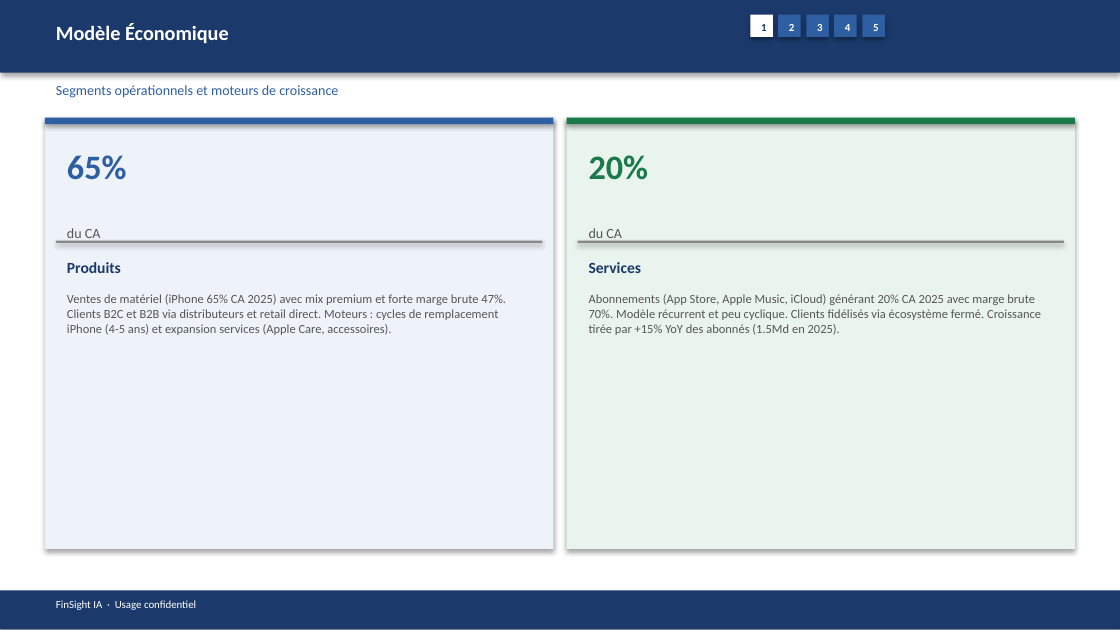
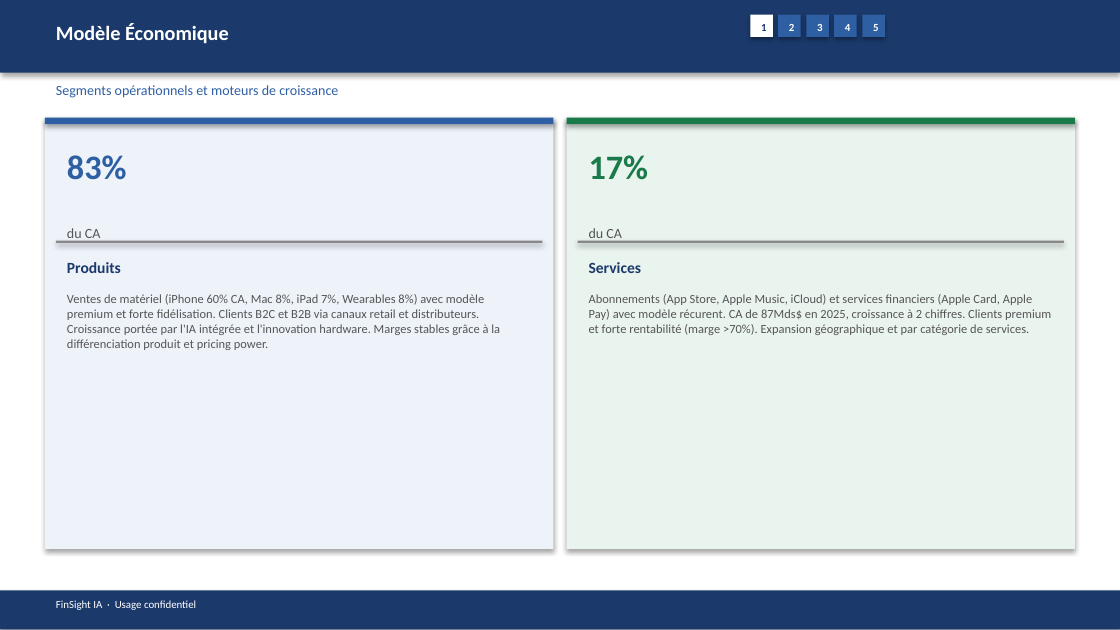
Before and after one commit to baptistejeh07-art/finsight-ia, a slide deck: slide 6 of preview/AAPL/AAPL_pitchbook.pptx. Drawn at 1120x630 pixels with LibreOffice and Linux fonts; fonts in the diff are those of the drawing. Boxes give left, top, right and bottom in pixels: in the first picture for what was removed or moved away, otherwise in the second. Text is boxed around its words. In the diff, an @@ line names an element or a change of style, - is before the commit and + after.

```diff
--- a/preview/AAPL/AAPL_pitchbook.pptx
+++ b/preview/AAPL/AAPL_pitchbook.pptx
@@ text at (x1=67, y1=155, x2=127, y2=180): text changed @@
-65%
+83%
@@ text at (x1=589, y1=155, x2=649, y2=180): text changed @@
-20%
+17%
@@ text at (x1=67, y1=294, x2=500, y2=350): text changed @@
-Ventes de matériel (iPhone 65% CA 2025) avec mix premium et forte marge brute 47%. Clients B2C et B2B via distributeurs et retail direct. Moteurs : cycles de remplacement iPhone (4-5 ans) et expansion services (Apple Care, accessoires).
+Ventes de matériel (iPhone 60% CA, Mac 8%, iPad 7%, Wearables 8%) avec modèle premium et forte fidélisation. Clients B2C et B2B via canaux retail et distributeurs. Croissance portée par l'IA intégrée et l'innovation hardware. Marges stables grâce à la différenciation produit et pricing power.
@@ text at (x1=589, y1=294, x2=1051, y2=335): text changed @@
-Abonnements (App Store, Apple Music, iCloud) générant 20% CA 2025 avec marge brute 70%. Modèle récurrent et peu cyclique. Clients fidélisés via écosystème fermé. Croissance tirée par +15% YoY des abonnés (1.5Md en 2025).
+Abonnements (App Store, Apple Music, iCloud) et services financiers (Apple Card, Apple Pay) avec modèle récurent. CA de 87Mds$ en 2025, croissance à 2 chiffres. Clients premium et forte rentabilité (marge >70%). Expansion géographique et par catégorie de services.
```
Also in this commit, not shown: 12 other slides changed, 4 other files.
